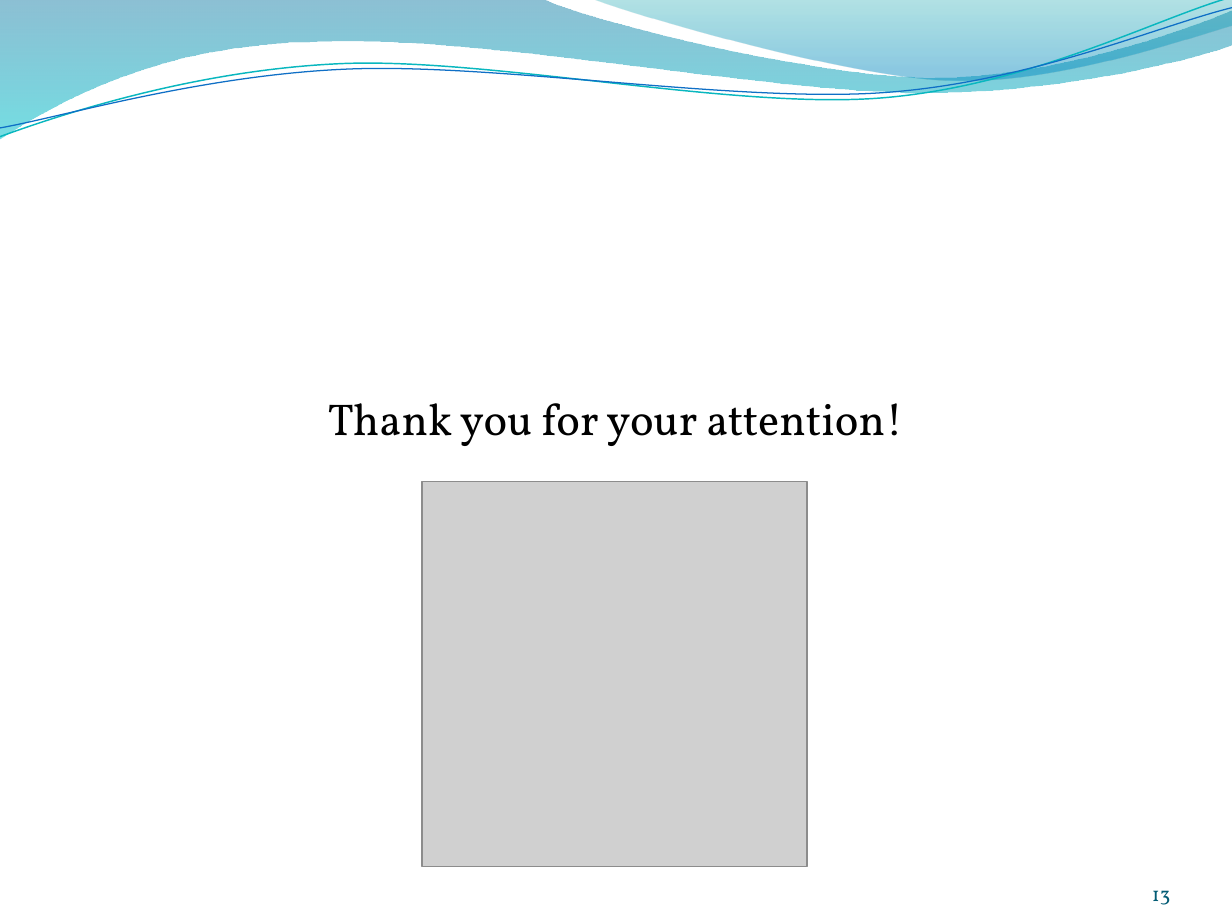
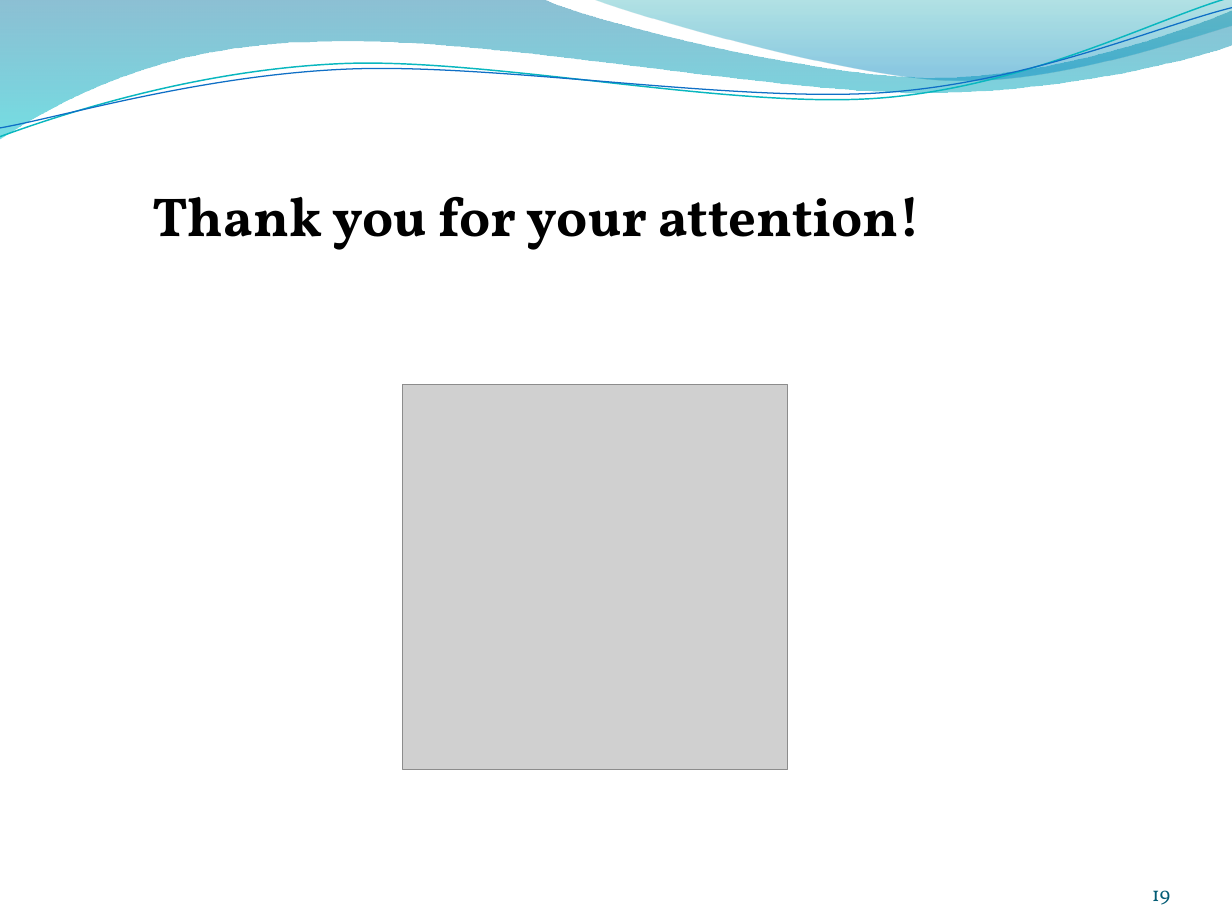
Before and after one commit to anbrous/project, a slide deck: slide 19 of Blue_weasel/blueweasel_docs/presentation/Pre-soutenance Projet Blue Weasel.pptx (slide 13 before the commit). Drawn at 1232x924 pixels with LibreOffice and Linux fonts; fonts in the diff are those of the drawing; grey boxes stand for pictures; background and template pictures are left out. Boxes give left, top, right and bottom in pixels: in the first picture for what was removed or moved away, otherwise in the second. Text is boxed around its words. In the diff, an @@ line names an element or a change of style, - is before the commit and + after.

```diff
--- a/Blue_weasel/blueweasel_docs/presentation/Pre-soutenance Projet Blue Weasel.pptx
+++ b/Blue_weasel/blueweasel_docs/presentation/Pre-soutenance Projet Blue Weasel.pptx
@@ text "Thank you for your attention!": place and size @@
-text "Thank you for your attention!" at [328, 403, 903, 446]
+text "Thank you for your attention!" at [153, 196, 921, 250]
@@ text "Thank you for your attention!" at [153, 196, 921, 250]: size 26 to 32 pt, bold on; alignment centre to left; indent changed; less space between paragraphs @@
@@ picture: place and size @@
-picture at [423, 482, 807, 866]
+picture at [403, 384, 787, 769]
@@ page number at [1152, 890, 1171, 905]: text changed @@
-13
+19
```
Also in this commit, not shown: 5 other slides changed, 11 slides added, 5 slides removed.
